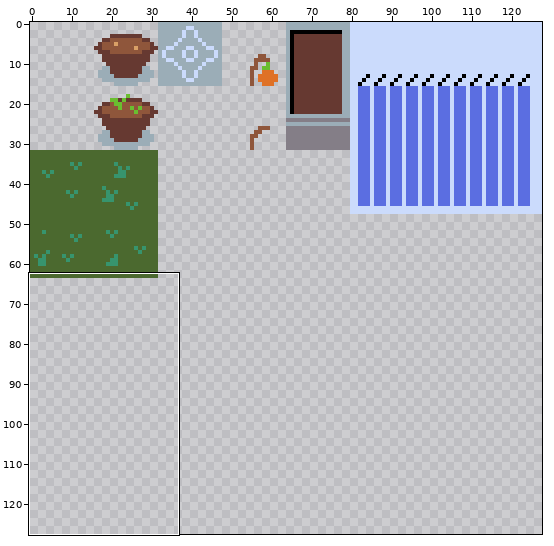
A sprite sheet gets an edit: data/sprite/tilesheet.png. Above, an overview of the earlier version with the close-up marked.
Close-up. Before:
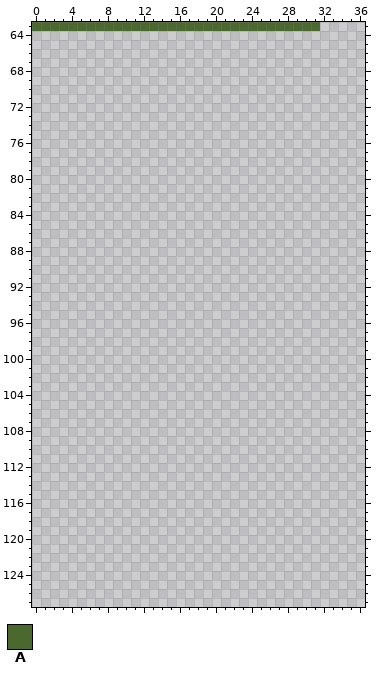
The file is 128x128 pixels. Shown: x 0..36, y 63..127.
Palette (. is transparent): A #4b692f
Pixels before (only the part around the change), first column x 0:
 63 AAAAAAAAAAAAAAAAAAAAAAAAAAAAAAAA.....
 64 .....................................
 65 .....................................
 66 .....................................
 67 .....................................
 68 .....................................
 69 .....................................
 70 .....................................
 71 .....................................
 72 .....................................
 73 .....................................
 74 .....................................
 75 .....................................
 76 .....................................
 77 .....................................
 78 .....................................
 79 .....................................
 80 .....................................
 81 .....................................
 82 .....................................
 83 .....................................
 84 .....................................
 85 .....................................
 86 .....................................
 87 .....................................
 88 .....................................
 89 .....................................
 90 .....................................
 91 .....................................
 92 .....................................
 93 .....................................
 94 .....................................
 95 .....................................
 96 .....................................
 97 .....................................
 98 .....................................
 99 .....................................
100 .....................................
101 .....................................
102 .....................................
103 .....................................
104 .....................................
105 .....................................
106 .....................................
107 .....................................
108 .....................................
109 .....................................
110 .....................................
111 .....................................
112 .....................................
113 .....................................
114 .....................................
115 .....................................
116 .....................................
117 .....................................
118 .....................................
119 .....................................
120 .....................................
121 .....................................
122 .....................................
123 .....................................
124 .....................................
125 .....................................
126 .....................................
127 .....................................
After:
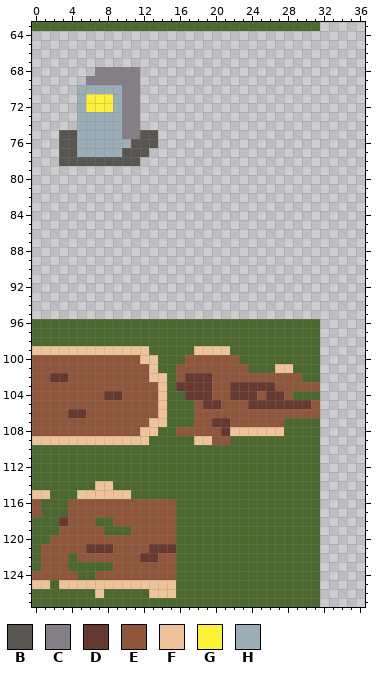
Colours new in this view: B #595652  C #847e87  D #663931  E #8f563b  F #eec39a  G #fbf236  H #9badb7
What changed:
The edit adds colour A in rows 96 to 98 at x 0 to 31; in row 99 at x 13 to 17 and 22 to 31; in row 100 at x 14 to 16 and 23 to 31; in row 101 at x 14 to 15, 24 to 26 and 29 to 31; in row 102 at x 15 and 30 to 31; in row 103 at x 15.
The edit adds colour A in row 104 at x 15 to 16 and 29 to 31; in rows 105 to 106 at x 15 to 17; in row 107 at x 15 to 17 and 28 to 31; in row 108 at x 14 to 15 and 28 to 31; in row 109 at x 13 to 17 and 22 to 31; in rows 110 to 113 at x 0 to 31.
The edit adds colour A in row 114 at x 0 to 6 and 9 to 31; in row 115 at x 2 to 4 and 11 to 31; in rows 116 to 117 at x 1 to 3 and 16 to 31; in row 118 at x 0 to 2, 7 to 8 and 16 to 31; in row 119 at x 0 to 2, 8 to 10 and 16 to 31; in row 120 at x 0 to 1 and 16 to 31.
The edit adds colour A in row 121 at x 0 and 16 to 31; in row 122 at x 0, 4 and 16 to 31; in row 123 at x 0, 4 to 8 and 16 to 31; in row 124 at x 5 to 6 and 16 to 31; in row 125 at x 2 and 16 to 31; in row 126 at x 0 to 6, 8 to 12 and 16 to 31.
The edit adds colour A in row 127 at x 0 to 31.
The edit adds colour B in row 75 at x 3 to 4 and 12 to 13; in row 76 at x 3 to 4 and 11 to 13; in row 77 at x 3 to 4 and 10 to 12; in row 78 at x 3 to 11.
The edit adds colour C in row 68 at x 7 to 11; in row 69 at x 6 to 11; in rows 70 to 75 at x 10 to 11.
The edit adds colour D in row 102 at x 2 to 3 and 17 to 19; in row 103 at x 16 to 19 and 22 to 26; in row 104 at x 8 to 9, 17 to 19, 22 to 24 and 26 to 27; in row 105 at x 19 to 20 and 24 to 30; in row 106 at x 4 to 5; in row 107 at x 20 to 21.
The edit adds colour D in row 108 at x 21; in row 118 at x 3; in row 121 at x 6 to 8 and 13 to 15; in row 122 at x 12 to 13.
The edit adds colour E in row 100 at x 0 to 11 and 17 to 22; in row 101 at x 0 to 12 and 16 to 23; in row 102 at x 0 to 1, 4 to 12, 16 and 20 to 29; in row 103 at x 0 to 13, 20 to 21 and 27 to 31; in row 104 at x 0 to 7, 10 to 13, 20 to 21, 25 and 28; in row 105 at x 0 to 13, 18, 21 to 23 and 31.
The edit adds colour E in row 106 at x 0 to 3, 6 to 13 and 18 to 31; in row 107 at x 0 to 12, 18 to 19 and 22 to 27; in row 108 at x 0 to 11 and 16 to 20; in row 109 at x 20 to 21; in rows 116 to 117 at x 0 and 4 to 15; in row 118 at x 4 to 6 and 9 to 15.
The edit adds colour E in row 119 at x 3 to 7 and 11 to 15; in row 120 at x 2 to 15; in row 121 at x 1 to 5 and 9 to 12; in row 122 at x 1 to 3, 5 to 11 and 14 to 15; in row 123 at x 1 to 3 and 9 to 15; in row 124 at x 0 to 4 and 7 to 15.
The edit adds colour F in row 99 at x 0 to 12 and 18 to 21; in row 100 at x 12 to 13; in row 101 at x 13 and 27 to 28; in row 102 at x 13 to 14; in rows 103 to 106 at x 14; in row 107 at x 13 to 14.
The edit adds colour F in row 108 at x 12 to 13 and 22 to 27; in row 109 at x 0 to 12 and 18 to 19; in row 114 at x 7 to 8; in row 115 at x 0 to 1 and 5 to 10; in row 125 at x 0 to 1 and 3 to 15; in row 126 at x 7 and 13 to 15.
The edit adds colour G in rows 71 to 72 at x 6 to 8.
The edit adds colour H in row 70 at x 5 to 9; in rows 71 to 72 at x 5 and 9; in rows 73 to 75 at x 5 to 9; in row 76 at x 5 to 10; in row 77 at x 5 to 9.
Where, in picture pixels (left, top, right, bottom), the same in both close-ups:
added: (59, 67, 158, 166)
added: (32, 319, 320, 607)
